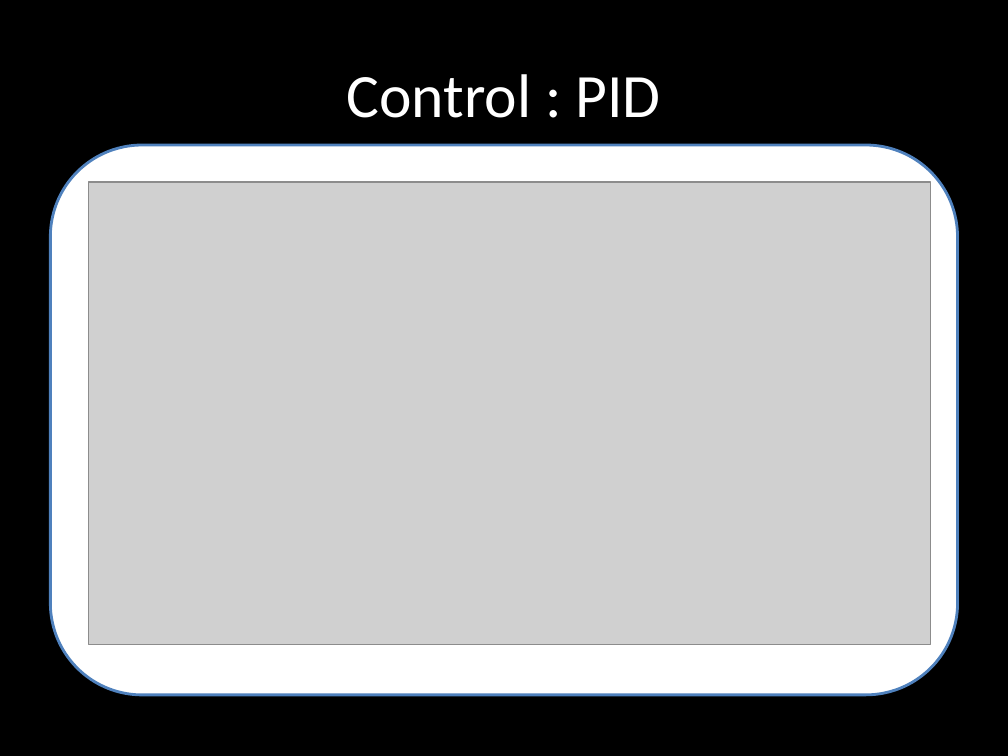
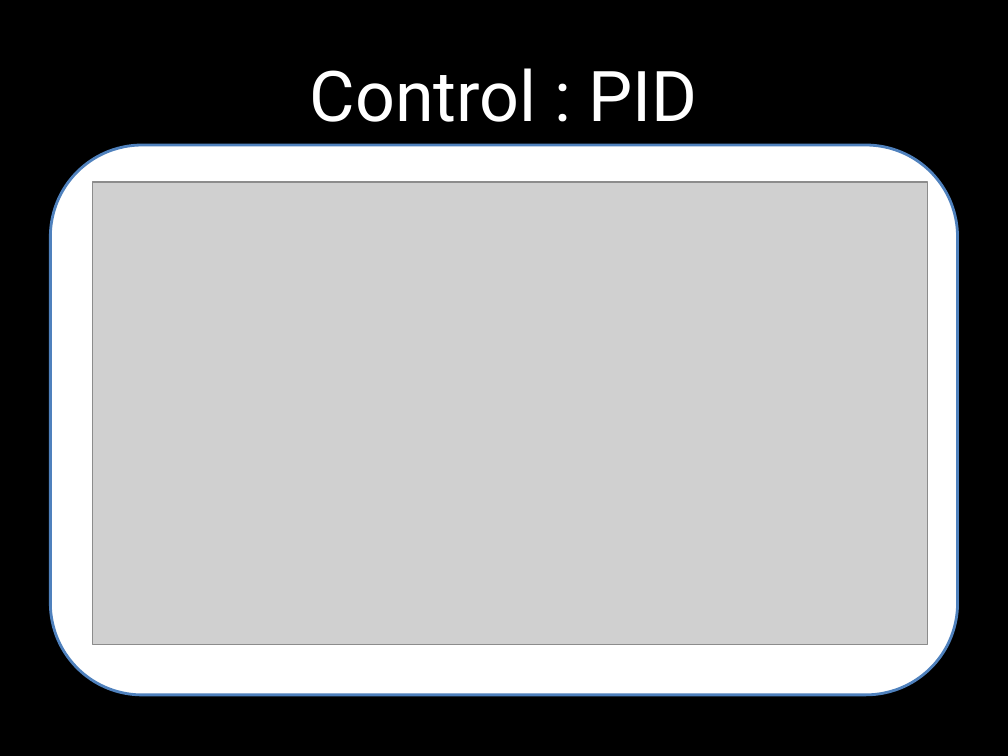
Before and after one commit to SyrianSpock/project-quadrotor-chase, a slide deck: slide 7 of Presentation/Presentation.pptx. Drawn at 1008x756 pixels with LibreOffice and Linux fonts; fonts in the diff are those of the drawing; grey boxes stand for pictures. Boxes give left, top, right and bottom in pixels: in the first picture for what was removed or moved away, otherwise in the second. Text is boxed around its words. In the diff, an @@ line names an element or a change of style, - is before the commit and + after.

```diff
--- a/Presentation/Presentation.pptx
+++ b/Presentation/Presentation.pptx
@@ title "Control : PID" at [310,68,697,122]: size 44 to 50 pt, font Calibri to Roboto @@
@@ picture: place and size @@
-picture at [89,182,930,645]
+picture at [93,182,927,645]
```
Also in this commit, not shown: 8 other slides changed, 5 other files.
